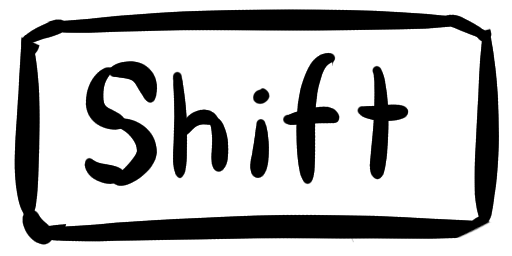
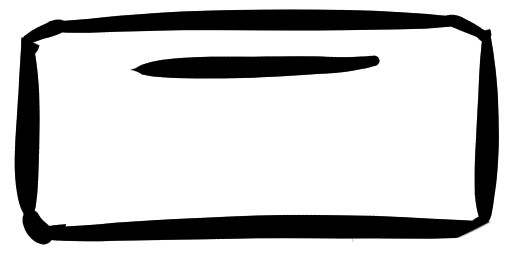
Layer changes from the first 512×256 image to the second:
painted on "Paint Layer 2" over (128, 52, 384, 185)
